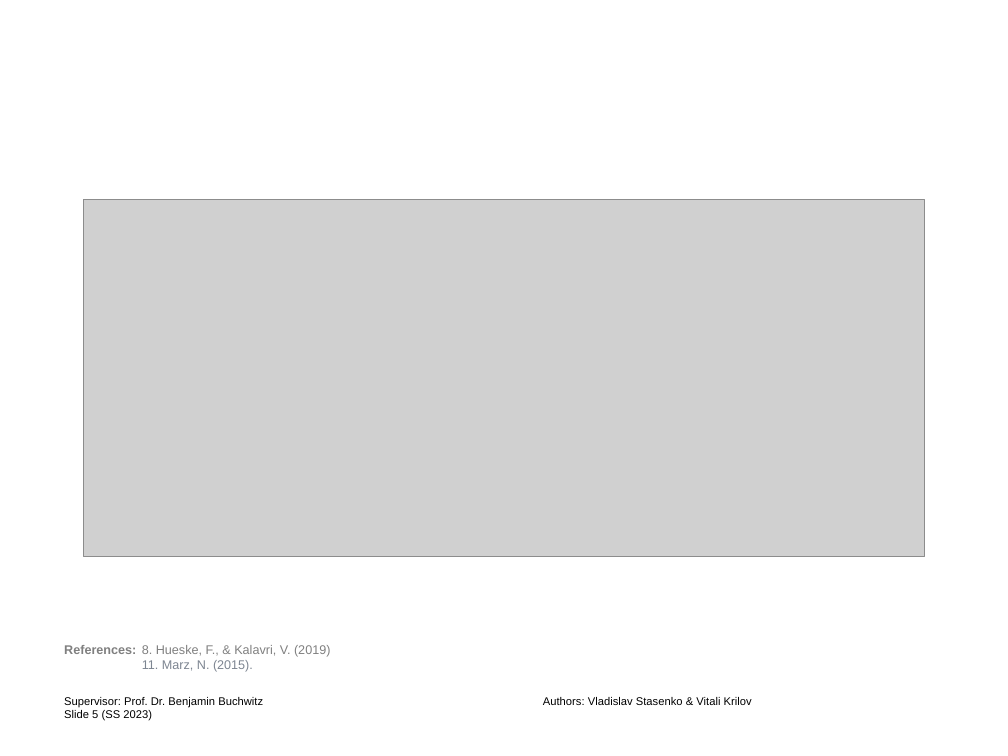
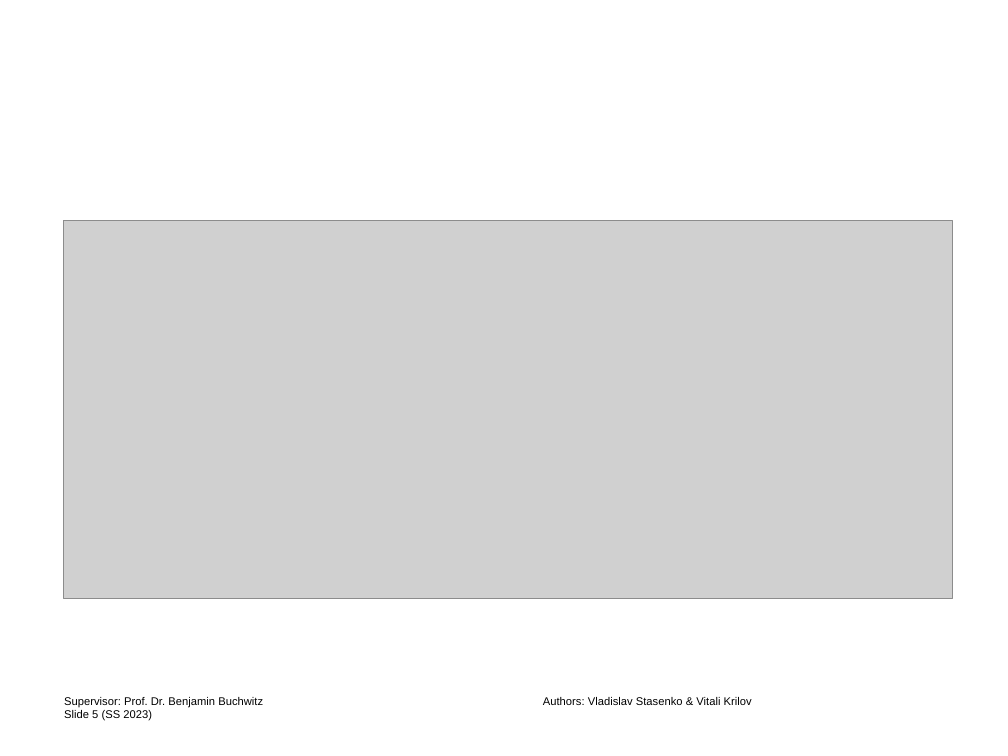
Before and after one commit to vladislabv/stream-processing, a slide deck: slide 5 of content/presentation/Presentation-Stream-Processing-Merged.pptx. Drawn at 1008x756 pixels with LibreOffice and Linux fonts; fonts in the diff are those of the drawing; grey boxes stand for pictures; background and template pictures are left out. Boxes give left, top, right and bottom in pixels: in the first picture for what was removed or moved away, otherwise in the second. Text is boxed around its words. In the diff, an @@ line names an element or a change of style, - is before the commit and + after.

Commit message:
delete slide references, all will be on the bib slide at the end

```diff
--- a/content/presentation/Presentation-Stream-Processing-Merged.pptx
+++ b/content/presentation/Presentation-Stream-Processing-Merged.pptx
@@ picture resized from (x1=84, y1=200, x2=924, y2=556) to (x1=64, y1=221, x2=953, y2=599) @@
@@ text removed at (x1=64, y1=645, x2=136, y2=654) @@
-References:
@@ text removed at (x1=142, y1=645, x2=330, y2=672) @@
-8. Hueske, F., & Kalavri, V. (2019)
-11. Marz, N. (2015).
```
Also in this commit, not shown: 12 other slides changed.
